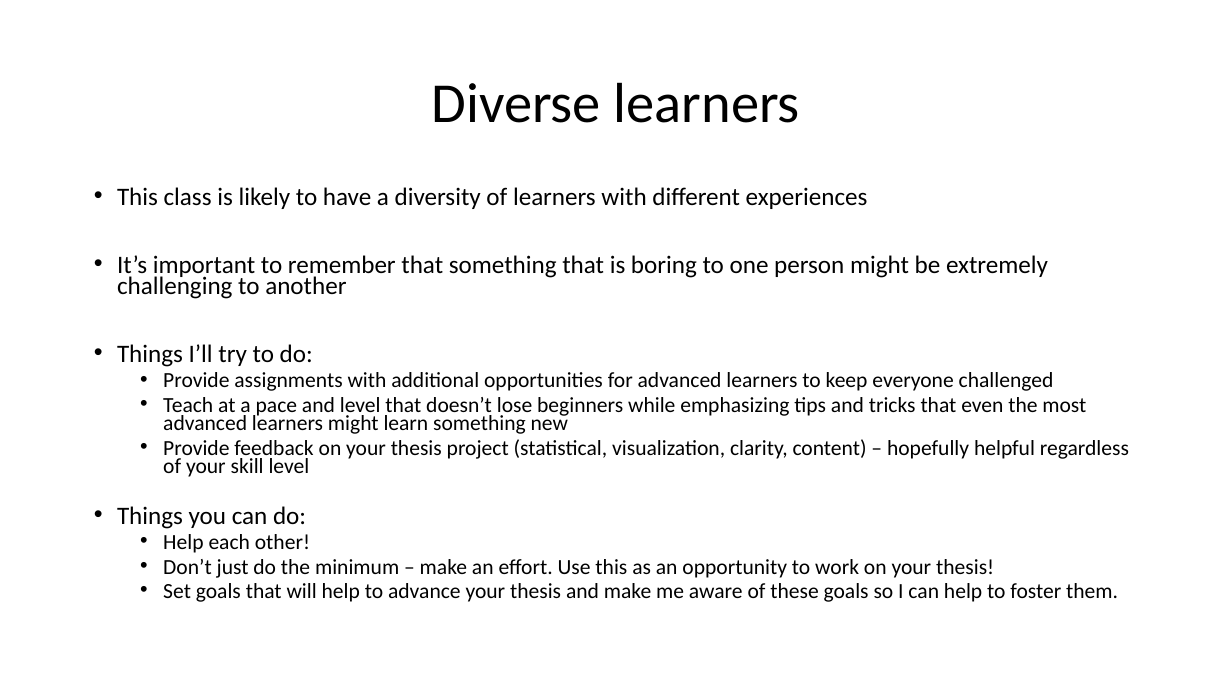
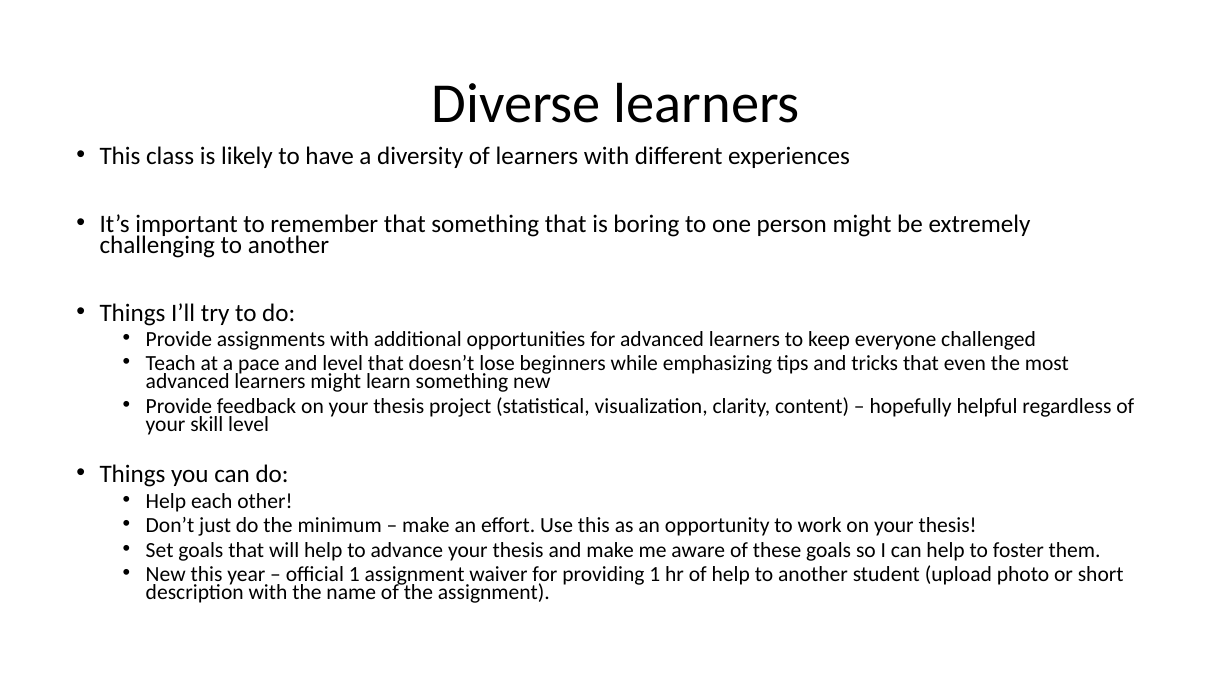
Before and after one commit to VTQuantMethodsEEB/klangwig, a slide deck: slide 7 of lectures/week_1_intro_to_R/le1_intro_to_R.pptx. Drawn at 1232x693 pixels with LibreOffice and Linux fonts; fonts in the diff are those of the drawing. Boxes give left, top, right and bottom in pixels: in the first picture for what was removed or moved away, otherwise in the second. Text is boxed around its words. In the diff, an @@ line names an element or a change of style, - is before the commit and + after.

```diff
--- a/lectures/week_1_intro_to_R/le1_intro_to_R.pptx
+++ b/lectures/week_1_intro_to_R/le1_intro_to_R.pptx
@@ text "This class is likely to ...": place and size @@
-text "This class is likely to ..." at (117,187,1129,602)
+text "This class is likely to ..." at (100,146,1134,603)
@@ text at (146,565,1124,603): paragraph added @@
+  • New this year – official 1 assignment waiver for providing 1 hr of help to another student (upload photo or short description with the name of the assignment).
```
Also in this commit, not shown: 3 other slides changed, 5 slides added, 6 other files.
